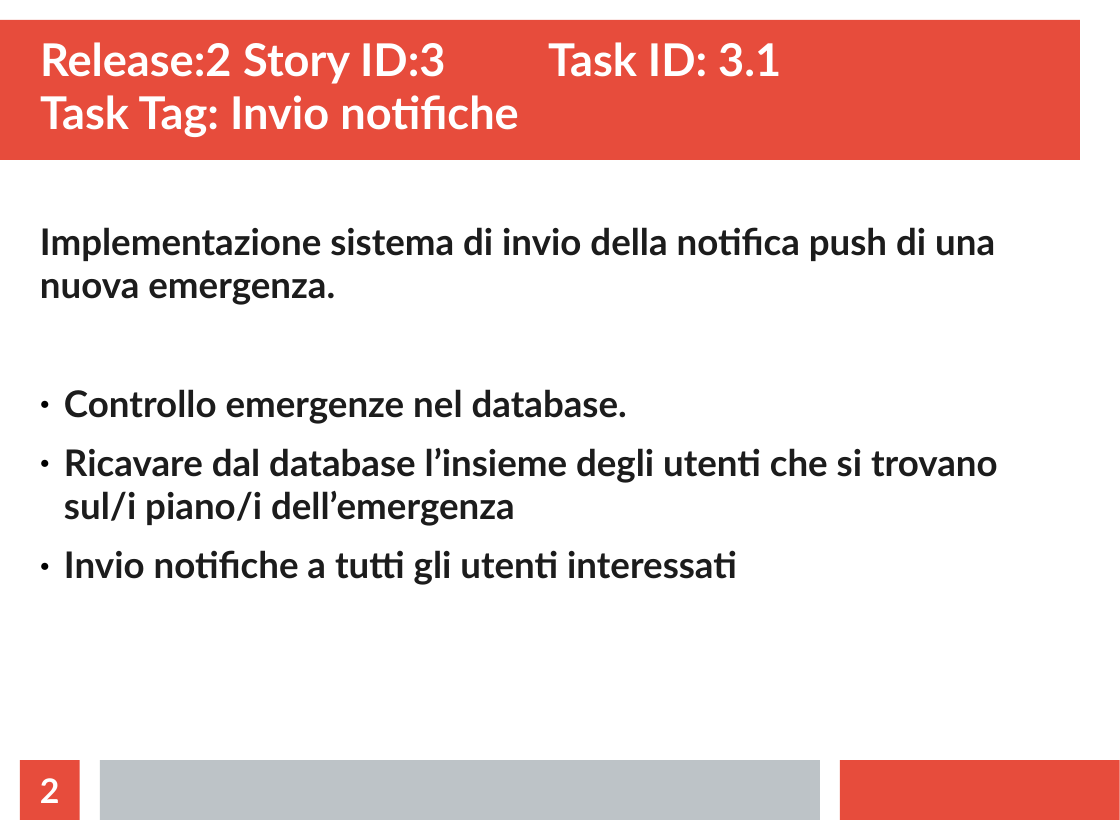
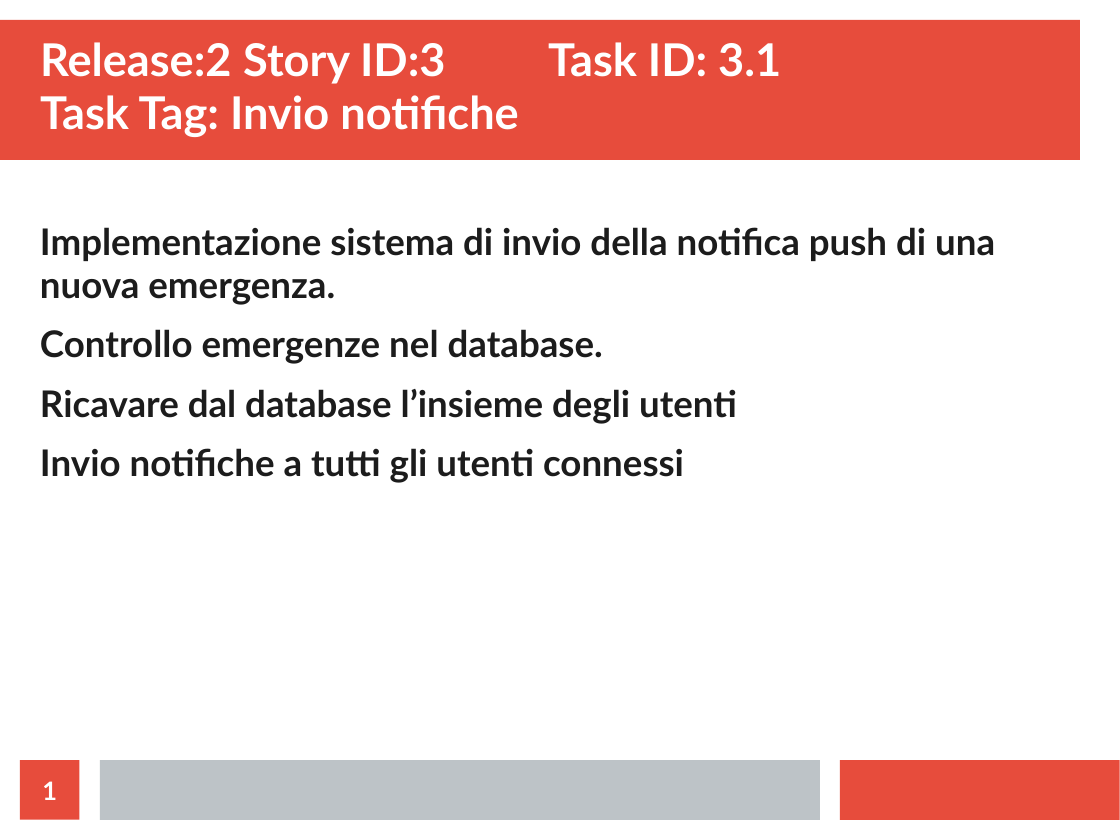
Before and after one commit to ecorradini/ProgettoIDS, a slide deck: slide 1 of AnalisiRequisiti/TaskModEmergenza.ppt (slide 2 before the commit). Drawn at 1120x840 pixels with LibreOffice and Linux fonts; fonts in the diff are those of the drawing. Boxes give left, top, right and bottom in pixels: in the first picture for what was removed or moved away, otherwise in the second. Text is boxed around its words. In the diff, an @@ line names an element or a change of style, - is before the commit and + after.

Commit message:
FINE TASK

```diff
--- a/AnalisiRequisiti/TaskModEmergenza.ppt
+++ b/AnalisiRequisiti/TaskModEmergenza.ppt
@@ text at <box>40,227,995,364</box>: bullet ● to none @@
@@ text at <box>40,389,737,483</box>: text changed @@
-● Ricavare dal database l’insieme degli utenti che si trovano sul/i piano/i dell’emergenza
-● Invio notifiche a tutti gli utenti interessati
+Ricavare dal database l’insieme degli utenti
+Invio notifiche a tutti gli utenti connessi
@@ page number at <box>42,781,57,800</box>: text changed; size 24 to 18 pt @@
-2
+1
```
Also in this commit, not shown: 2 other slides changed, 2 slides removed, 3 other files.
